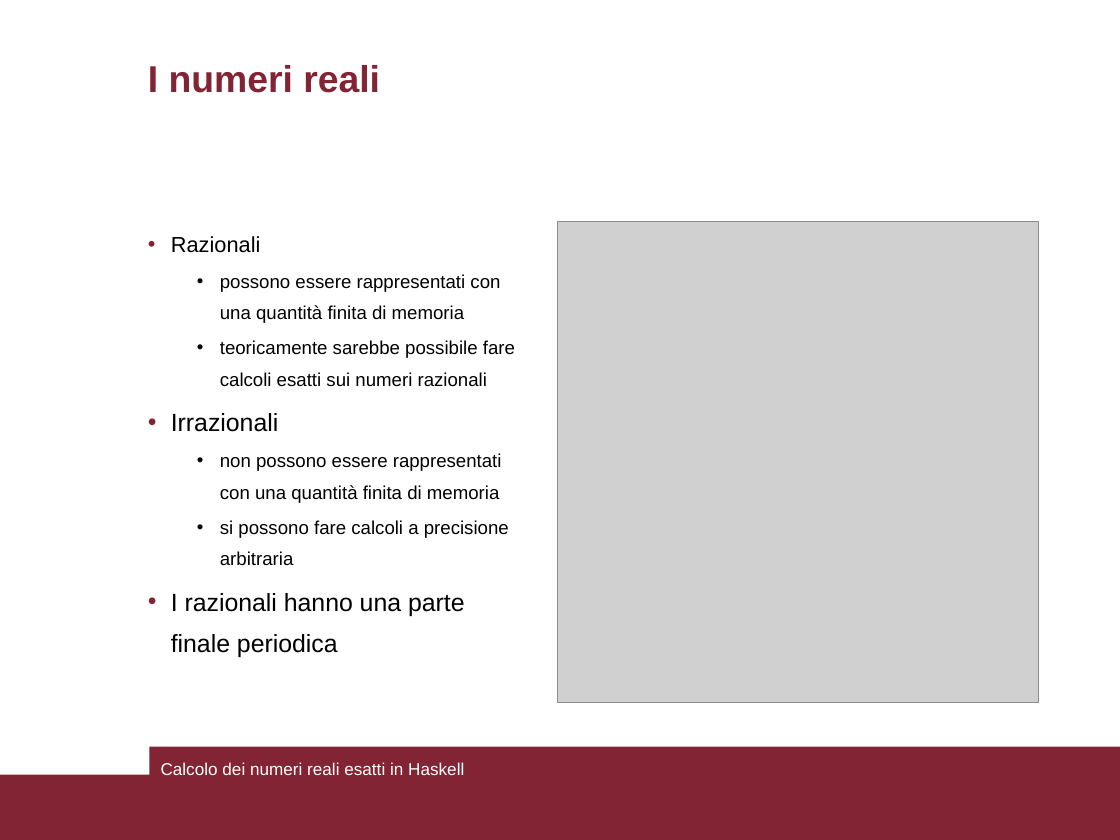
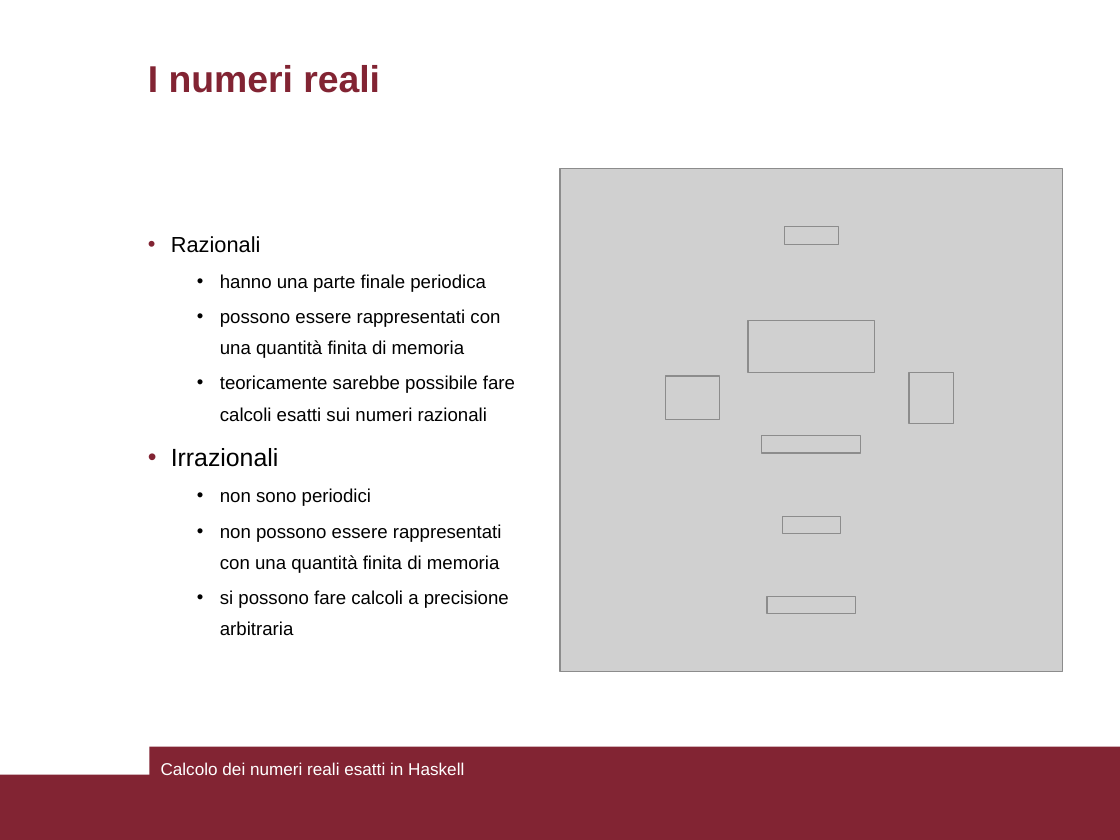
Before and after one commit to Princic-1837592/bachelor-degree-thesis, a slide deck: slide 4 of relazione/presentazione.pptx (slide 5 before the commit). Drawn at 1120x840 pixels with LibreOffice and Linux fonts; fonts in the diff are those of the drawing; grey boxes stand for pictures. Boxes give left, top, right and bottom in pixels: in the first picture for what was removed or moved away, otherwise in the second. Text is boxed around its words. In the diff, an @@ line names an element or a change of style, - is before the commit and + after.

```diff
--- a/relazione/presentazione.pptx
+++ b/relazione/presentazione.pptx
@@ picture: place and size @@
-picture at <box>558,222,1039,703</box>
+picture at <box>560,169,1063,672</box>
@@ picture added at <box>784,227,838,245</box> @@
@@ text at <box>220,274,486,292</box>: paragraph added @@
+  • hanno una parte finale periodica
@@ picture added at <box>748,320,875,372</box> @@
@@ picture added at <box>665,376,719,420</box> @@
@@ picture added at <box>909,373,954,423</box> @@
@@ picture added at <box>762,436,861,454</box> @@
@@ text at <box>220,488,371,506</box>: paragraph added @@
+  • non sono periodici
@@ picture added at <box>782,516,840,533</box> @@
@@ text at <box>171,593,465,657</box>: paragraph removed @@
-• I razionali hanno una parte finale periodica
@@ picture added at <box>767,596,856,614</box> @@
```
Also in this commit, not shown: 8 other slides changed, 13 slides added, 4 slides removed, 17 other files.
